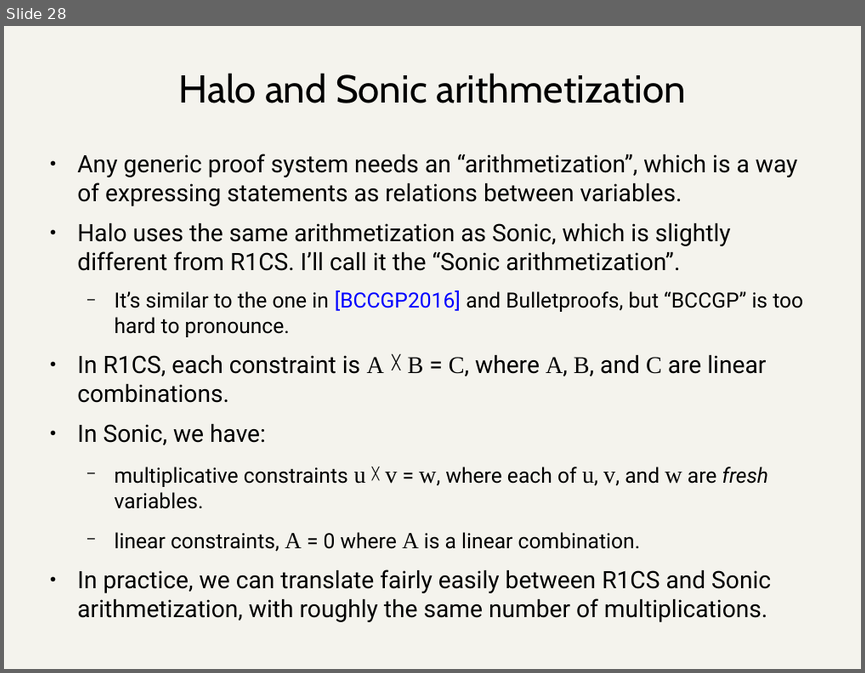
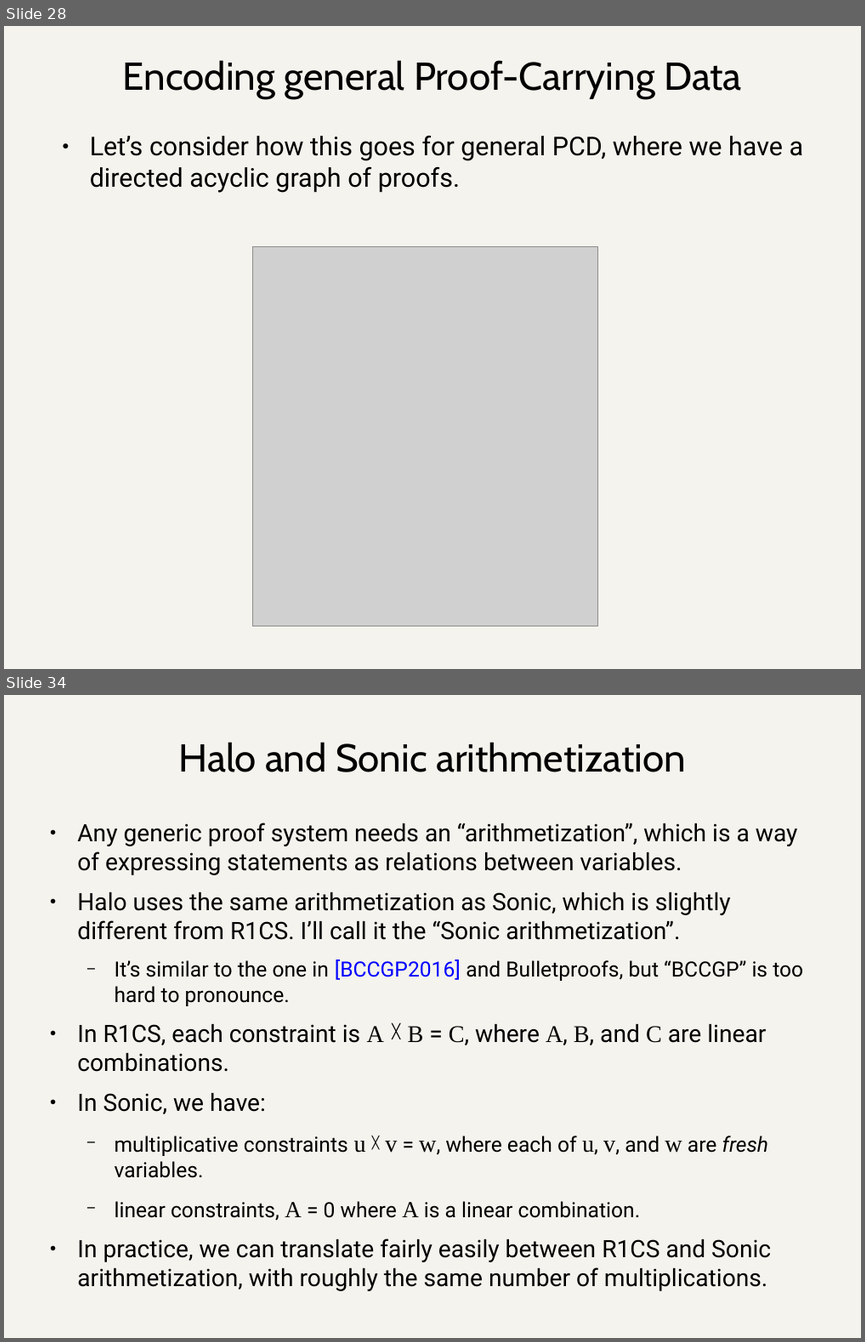
Before and after one commit to daira/halographs, a slide deck: halographs.odp. Shown one above the other, each under a label of ours: slide 28 before the commit, slides 28 and 34 after it; the slides between them are not shown. The pictures are 865x673 and 865x1342 pixels, drawn with LibreOffice and Linux fonts; fonts in the diff are those of the drawing; grey boxes stand for pictures. Boxes give left, top, right and bottom in pixels: in the first picture for what was removed or moved away, otherwise in the second. Text is boxed around its words. In the diff, an @@ line names an element or a change of style, - is before the commit and + after.

```diff
--- a/halographs.odp
+++ b/halographs.odp
@@ slide 28 added at (x1=4, y1=26, x2=861, y2=669), background #F4F3ED @@
@@ title added at (x1=123, y1=60, x2=742, y2=99), 36 pt, text #000000 @@
+Encoding general Proof-Carrying Data
@@ text added at (x1=90, y1=136, x2=804, y2=193), 24 pt, text #000000 @@
+● Let’s consider how this goes for general PCD, where we have a directed acyclic graph of proofs.
@@ picture added at (x1=253, y1=246, x2=598, y2=625) @@
@@ what was slide 28 is now slide 34 @@
```
Also in this commit, not shown: 3 slides changed, 5 other slides added, 17 other files.
